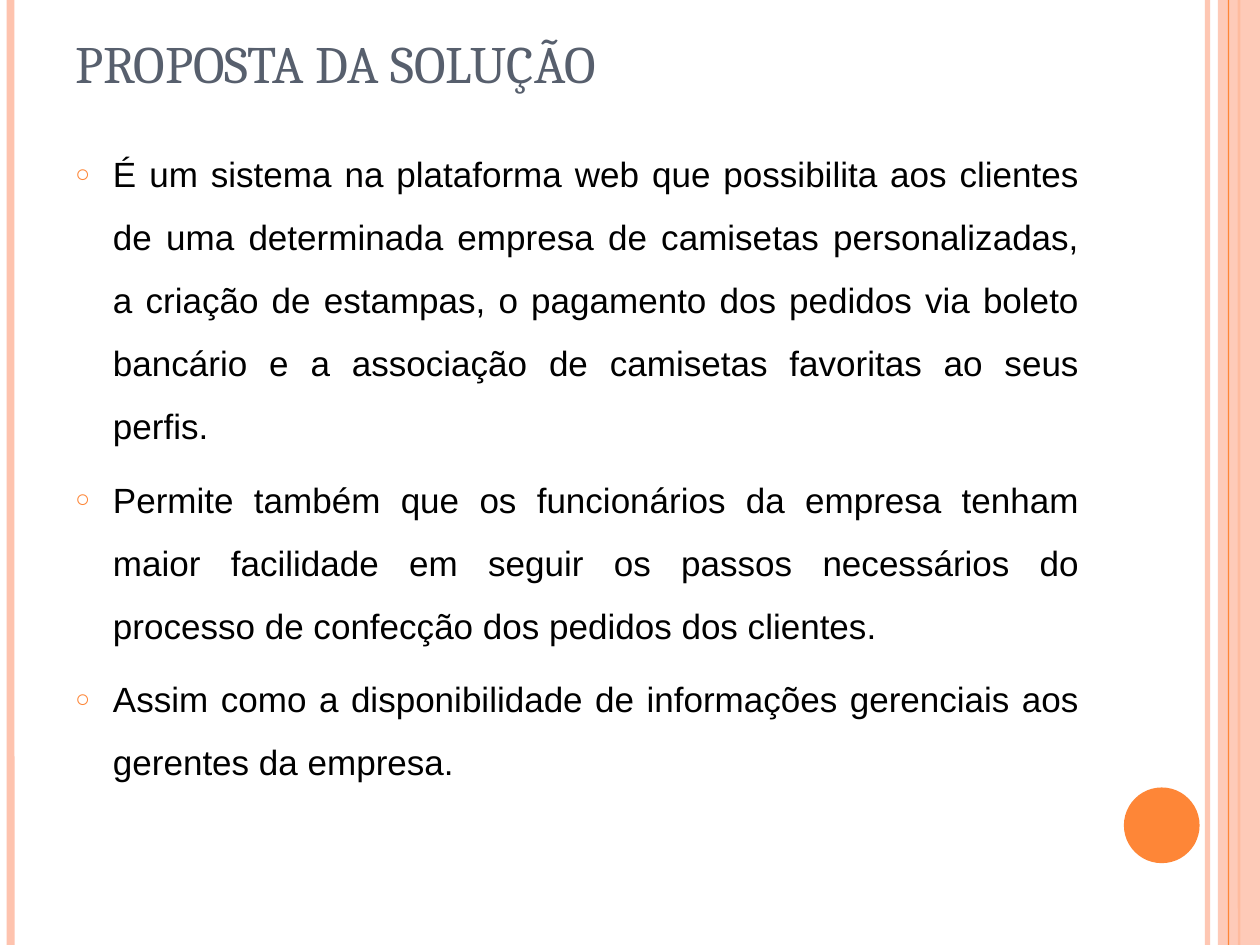
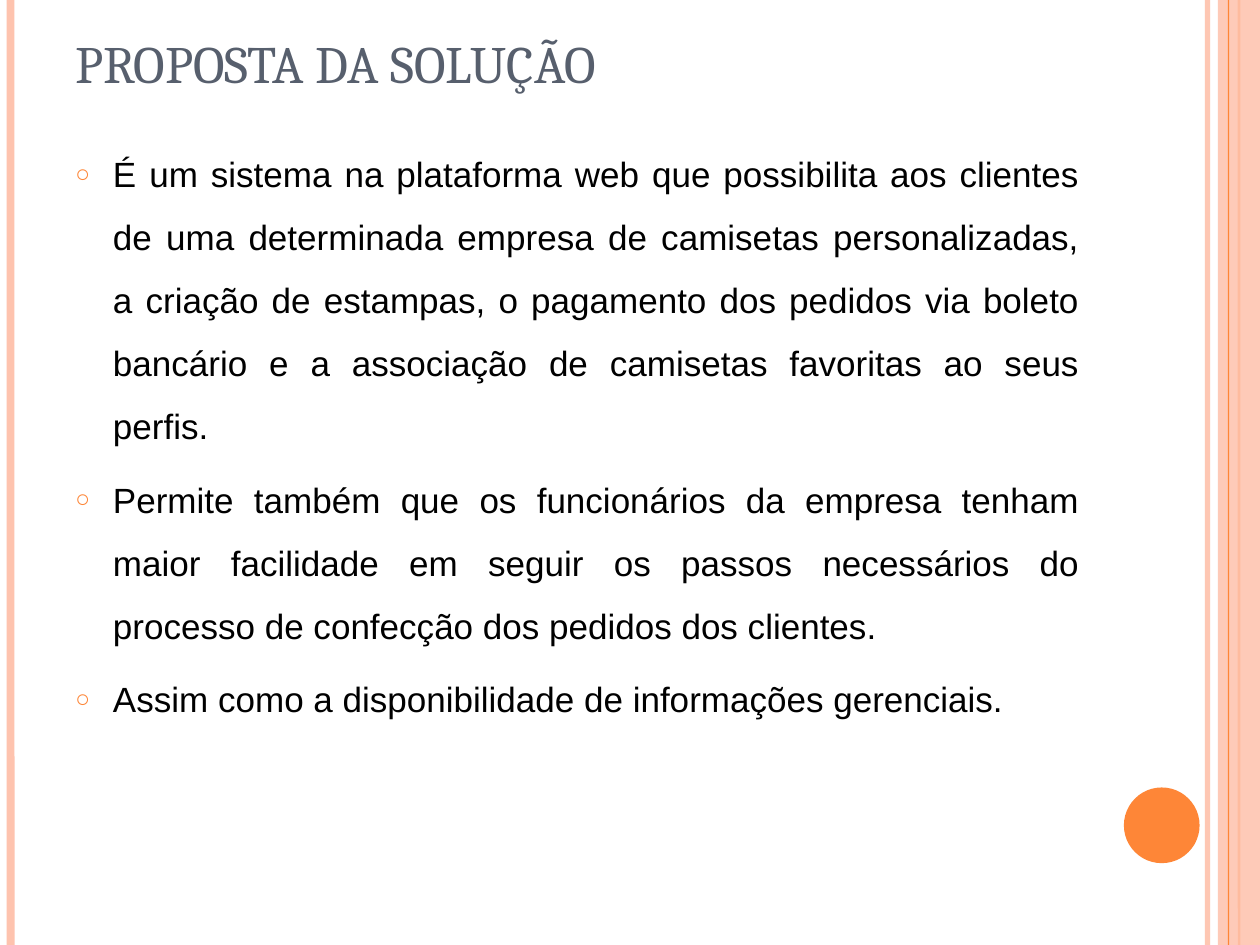
Before and after one commit to cerberosnash/sistema-de-camisetas-personalizadas, a slide deck: slide 4 of docs/Importantes/modelo-de-apresentação-de-tcc.ppt. Drawn at 1260x945 pixels with LibreOffice and Linux fonts; fonts in the diff are those of the drawing. Boxes give left, top, right and bottom in pixels: in the first picture for what was removed or moved away, otherwise in the second. Text is boxed around its words. In the diff, an @@ line names an element or a change of style, - is before the commit and + after.

```diff
--- a/docs/Importantes/modelo-de-apresentação-de-tcc.ppt
+++ b/docs/Importantes/modelo-de-apresentação-de-tcc.ppt
@@ text at (x1=113, y1=686, x2=1002, y2=719): text changed @@
-○ Assim como a disponibilidade de informações gerenciais aos gerentes da empresa.
+○ Assim como a disponibilidade de informações gerenciais.
```
Also in this commit, not shown: 4 other slides changed, 1 slide removed.
